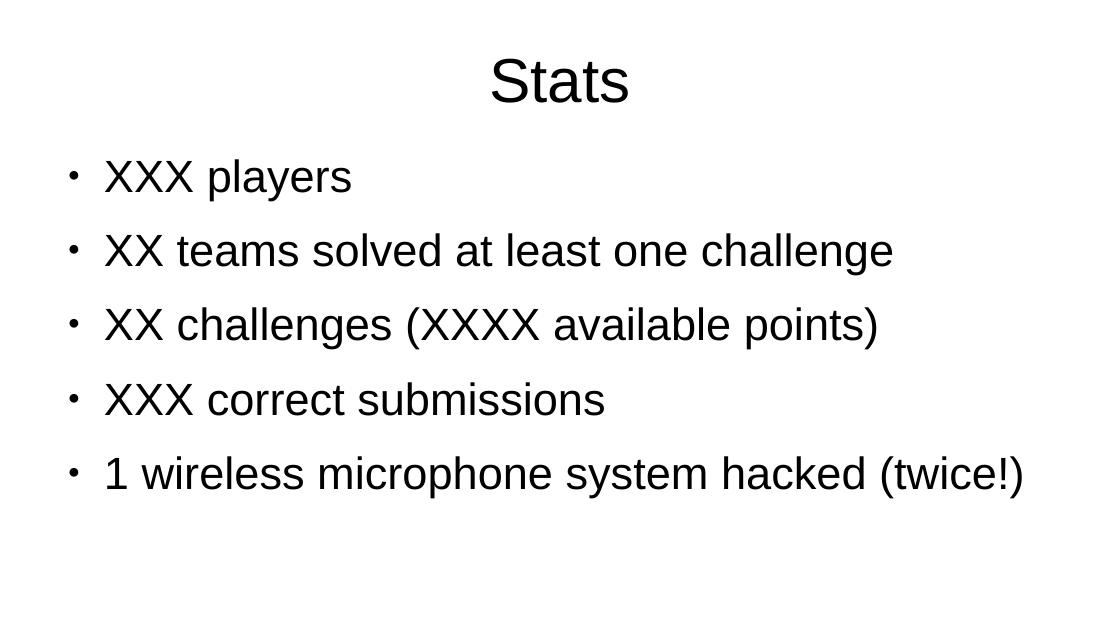
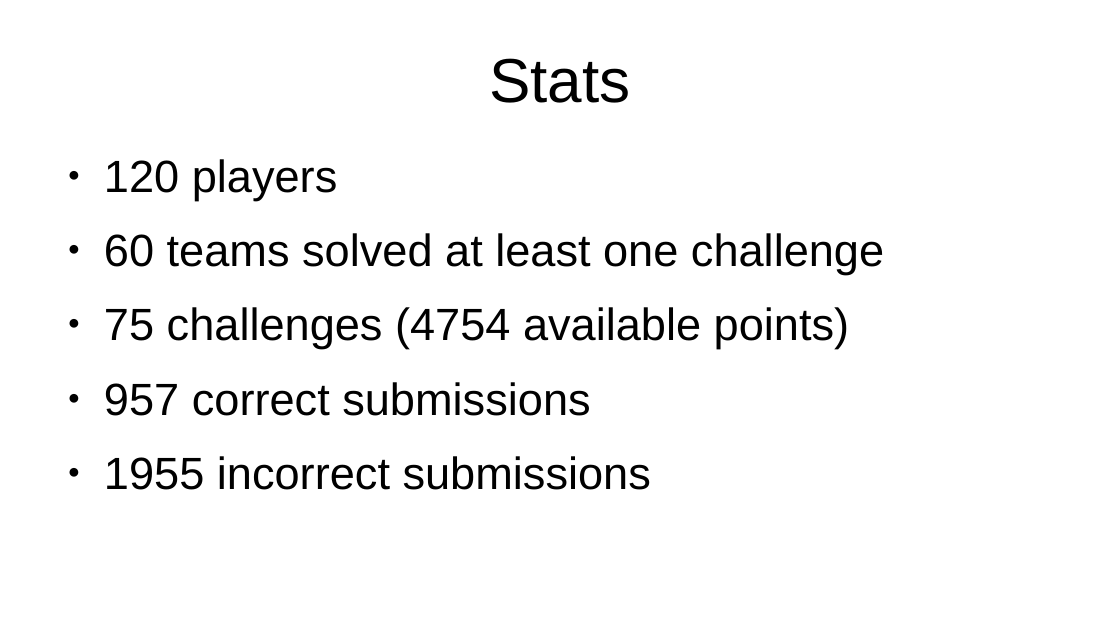
Before and after one commit to argilo/grcon23, a slide deck: slide 2 of presentation/results.odp. Drawn at 1120x630 pixels with LibreOffice and Linux fonts; fonts in the diff are those of the drawing. Boxes give left, top, right and bottom in pixels: in the first picture for what was removed or moved away, otherwise in the second. Text is boxed around its words. In the diff, an @@ line names an element or a change of style, - is before the commit and + after.

Commit message:
Add final presentations

```diff
--- a/presentation/results.odp
+++ b/presentation/results.odp
@@ text at (x1=104, y1=159, x2=884, y2=490): text changed @@
-● XXX players
-● XX teams solved at least one challenge
-● XX challenges (XXXX available points)
-● XXX correct submissions
-● 1 wireless microphone system hacked (twice!)
+● 120 players
+● 60 teams solved at least one challenge
+● 75 challenges (4754 available points)
+● 957 correct submissions
+● 1955 incorrect submissions
```
Also in this commit, not shown: 4 other slides changed.
